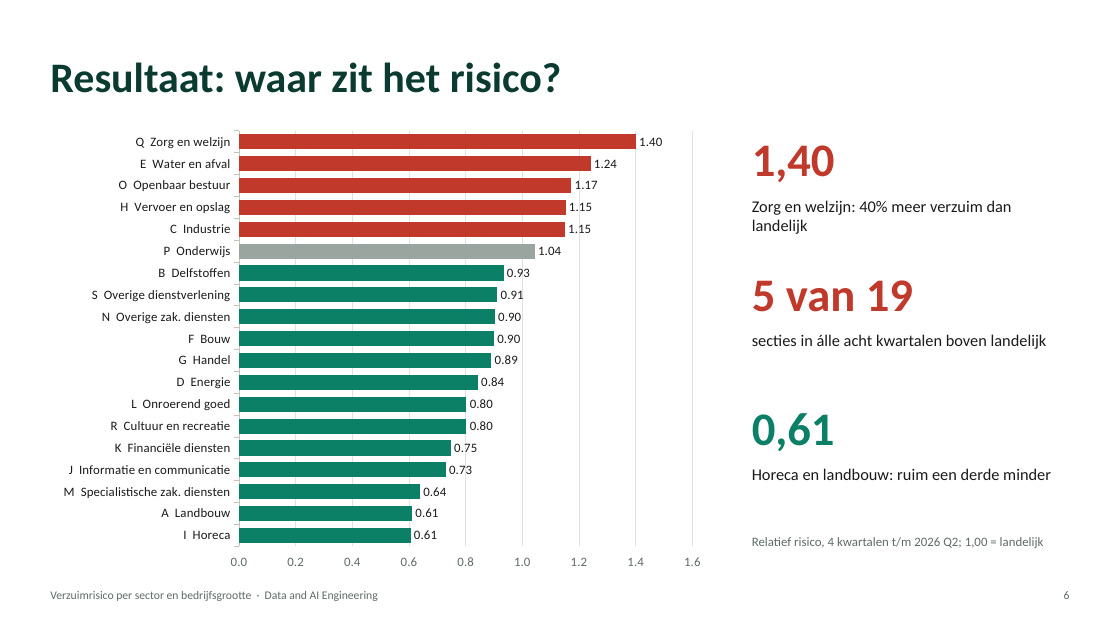
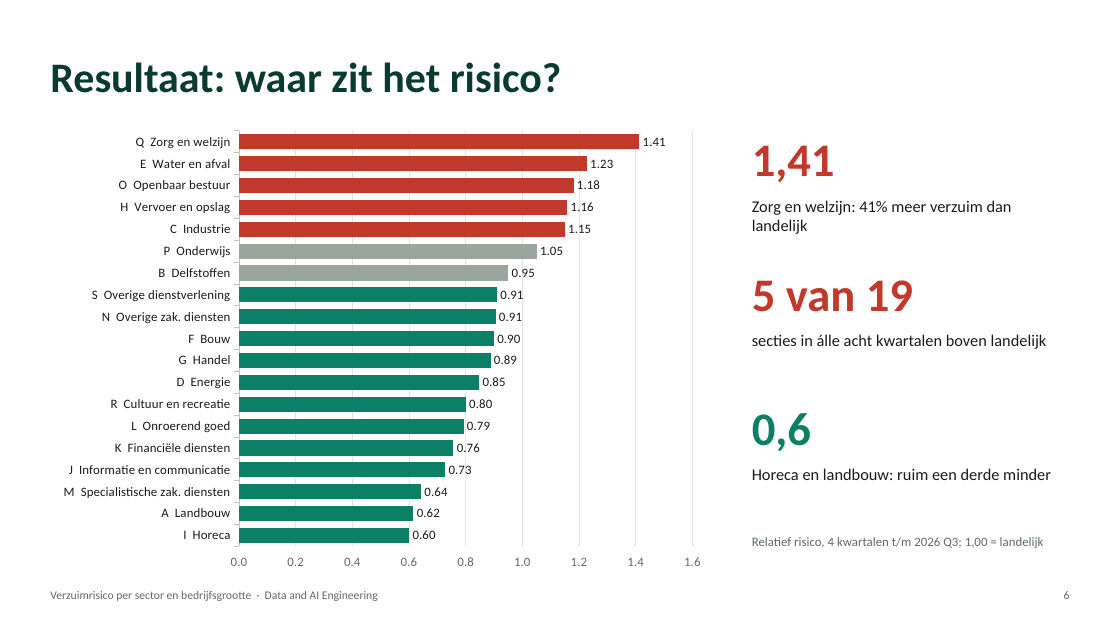
Before and after one commit to stefancodecommit/AOV_Lakehouse, a slide deck: slide 6 of docs/presentatie.pptx. Drawn at 1120x630 pixels with LibreOffice and Linux fonts; fonts in the diff are those of the drawing. Boxes give left, top, right and bottom in pixels: in the first picture for what was removed or moved away, otherwise in the second. Text is boxed around its words. In the diff, an @@ line names an element or a change of style, - is before the commit and + after.

```diff
--- a/docs/presentatie.pptx
+++ b/docs/presentatie.pptx
@@ bar chart at [50, 122, 714, 580] @@
-categories: I  Horeca, A  Landbouw, M  Specialistische zak. diensten, J  Informatie en communicatie, K  Financiële diensten, R  Cultuur en recreatie, L  Onroerend goed, D  Energie, G  Handel, F  Bouw, N  Overige zak. diensten, S  Overige dienstverlening, B  Delfstoffen, P  Onderwijs, C  Industrie, H  Vervoer en opslag, O  Openbaar bestuur, E  Water en afval, Q  Zorg en welzijn
+categories: I  Horeca, A  Landbouw, M  Specialistische zak. diensten, J  Informatie en communicatie, K  Financiële diensten, L  Onroerend goed, R  Cultuur en recreatie, D  Energie, G  Handel, F  Bouw, N  Overige zak. diensten, S  Overige dienstverlening, B  Delfstoffen, P  Onderwijs, C  Industrie, H  Vervoer en opslag, O  Openbaar bestuur, E  Water en afval, Q  Zorg en welzijn
-Series 1: 0.61, 0.61, 0.64, 0.73, 0.75, 0.8, 0.8, 0.84, 0.89, 0.9, 0.9, 0.91, 0.93, 1.04, 1.15, 1.15, 1.17, 1.24, 1.4
+Series 1: 0.6, 0.62, 0.64, 0.73, 0.76, 0.79, 0.8, 0.85, 0.89, 0.9, 0.91, 0.91, 0.95, 1.05, 1.15, 1.16, 1.18, 1.23, 1.41
@@ colours of single points changed @@
@@ text at [752, 145, 835, 182]: text changed @@
-1,40
+1,41
@@ text at [752, 200, 1012, 234]: text changed @@
-Zorg en welzijn: 40% meer verzuim dan landelijk
+Zorg en welzijn: 41% meer verzuim dan landelijk
@@ text at [752, 413, 811, 451]: text changed @@
-0,61
+0,6
```
Also in this commit, not shown: 1 other slide changed, 4 other files.
